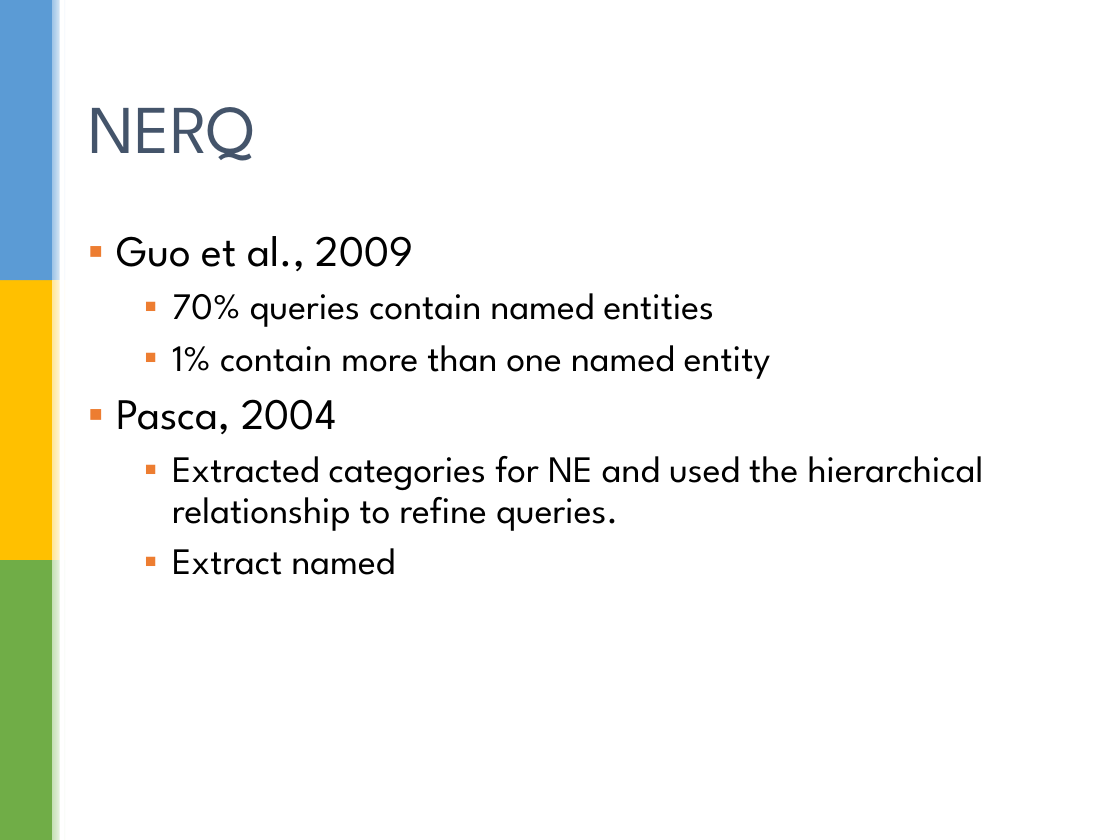
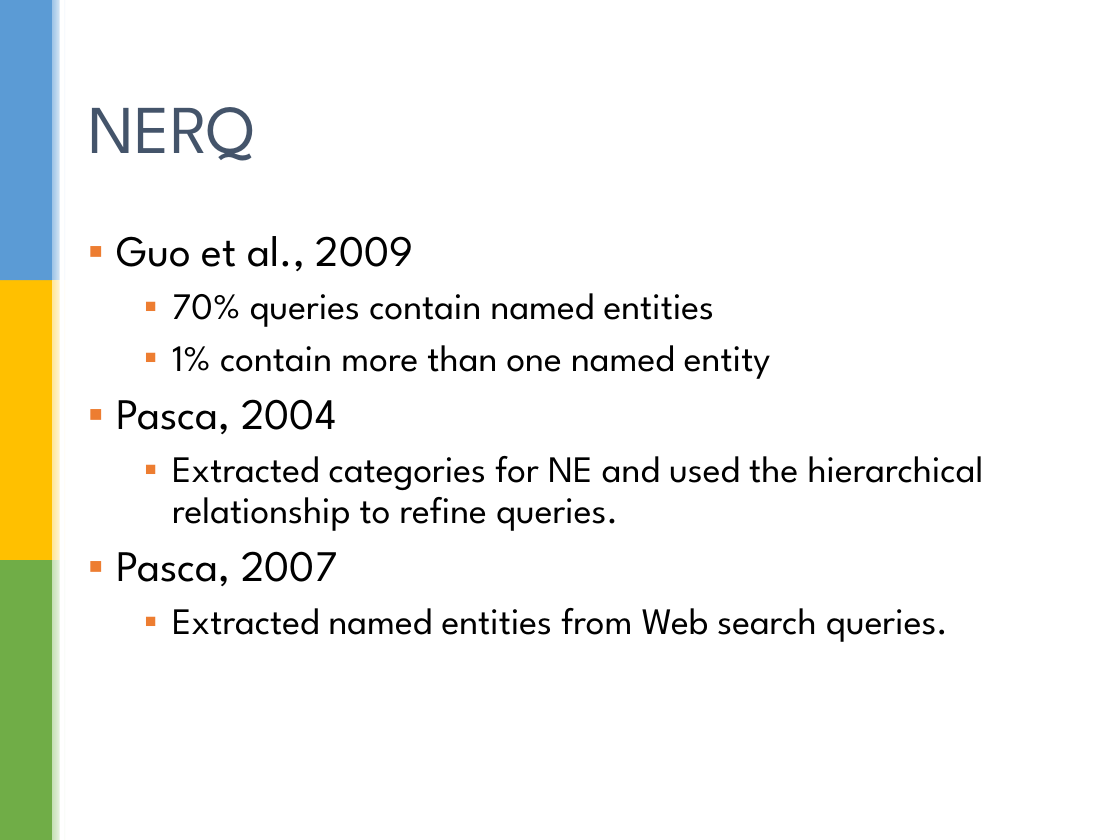
Before and after one commit to cmkumar87/CS5246Test, a slide deck: slide 13 of doc/Diversification_of _search_results_April_17.pptx (slide 12 before the commit). Drawn at 1120x840 pixels with LibreOffice and Linux fonts; fonts in the diff are those of the drawing; background and template pictures are left out. Boxes give left, top, right and bottom in pixels: in the first picture for what was removed or moved away, otherwise in the second. Text is boxed around its words. In the diff, an @@ line names an element or a change of style, - is before the commit and + after.

```diff
--- a/doc/Diversification_of _search_results_April_17.pptx
+++ b/doc/Diversification_of _search_results_April_17.pptx
@@ text at [116, 551, 948, 642]: text changed @@
-  ▪ Extract named
+▪ Pasca, 2007
+  ▪ Extracted named entities from Web search queries.
```
Also in this commit, not shown: 5 other slides changed, 1 slide added, 1 slide removed.
